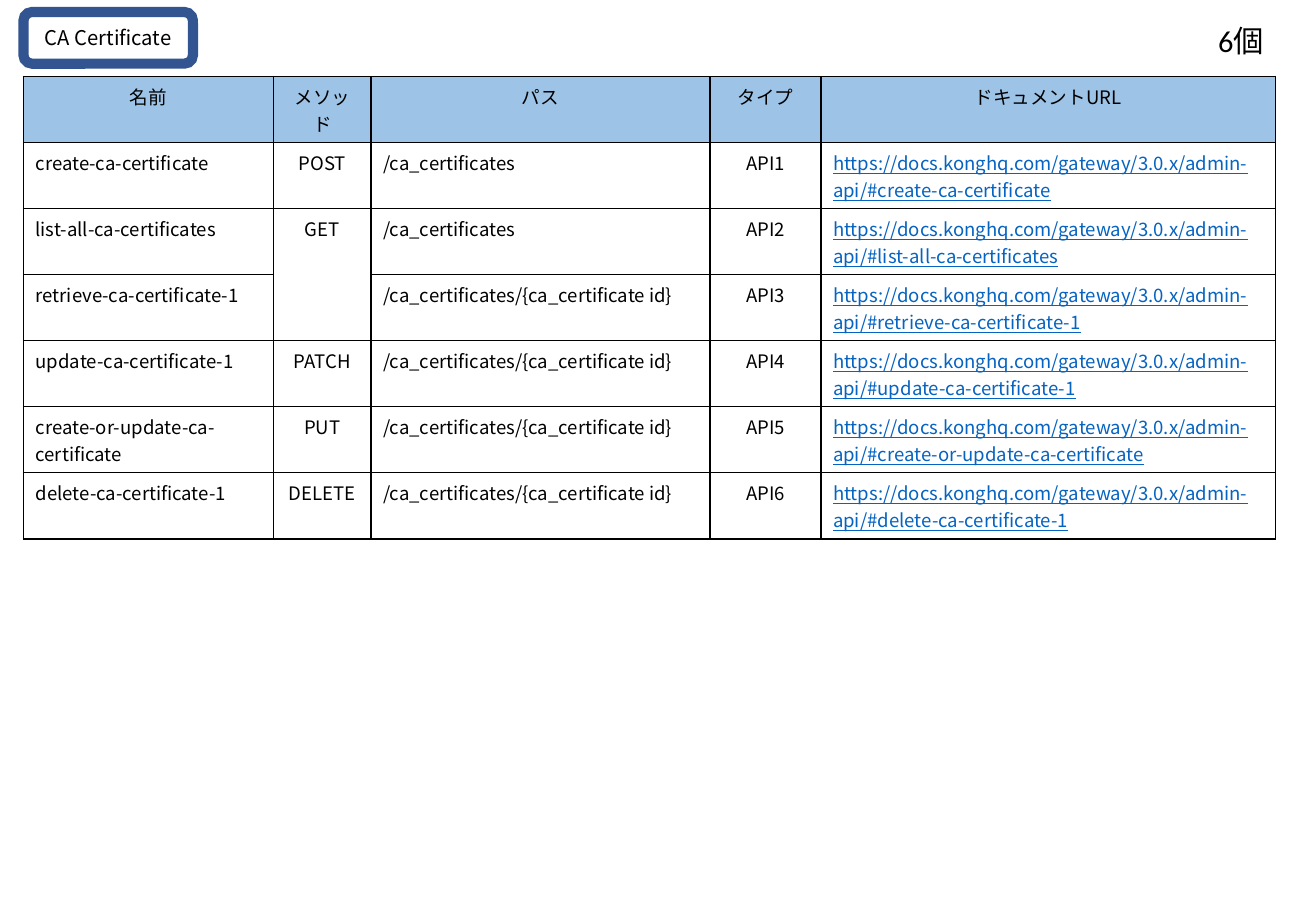
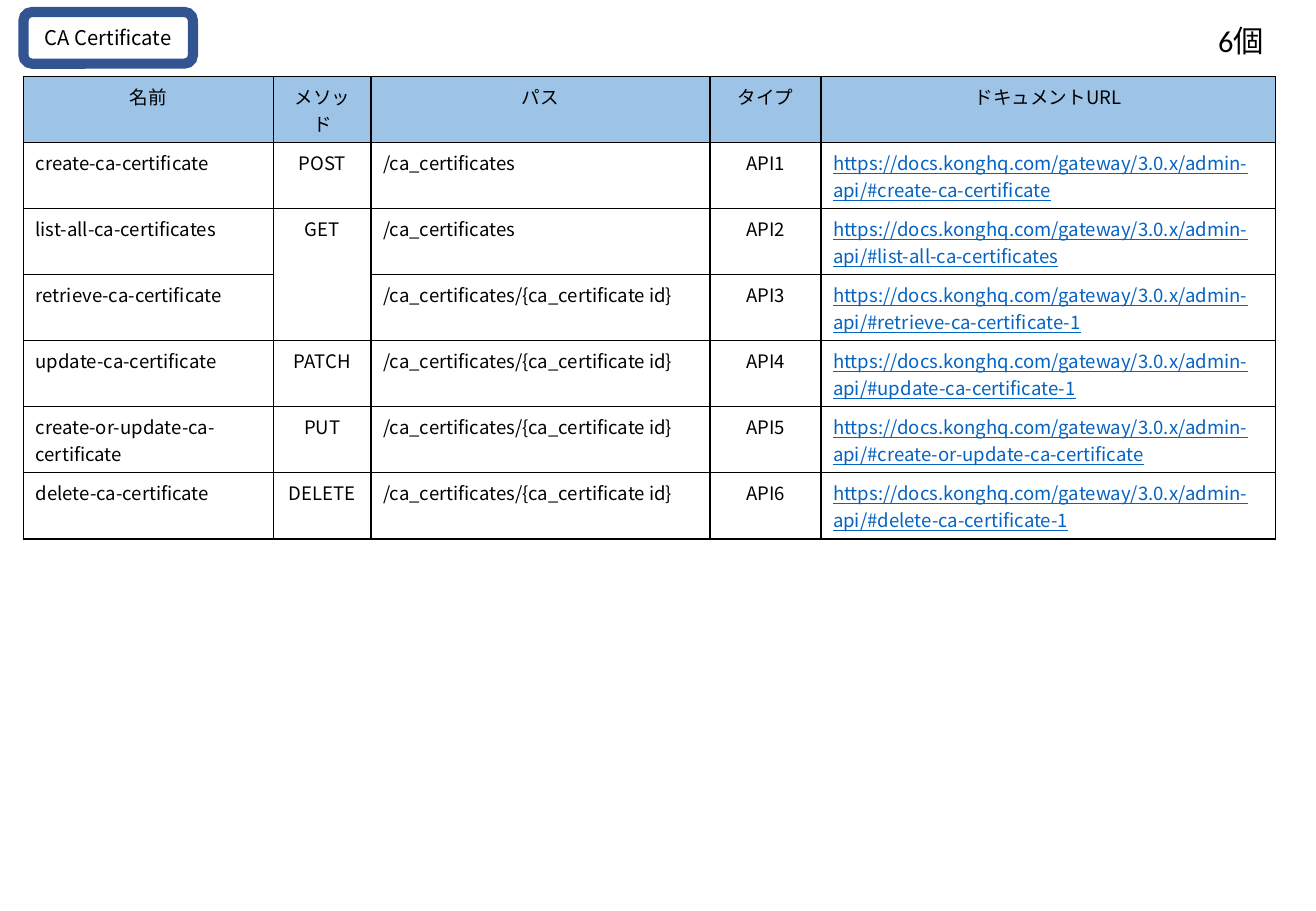
Before and after one commit to david3080/kongadminapi, a slide deck: slide 8 of KongAdminAPI.pptx. Drawn at 1316x911 pixels with LibreOffice and Linux fonts; fonts in the diff are those of the drawing. Boxes give left, top, right and bottom in pixels: in the first picture for what was removed or moved away, otherwise in the second. Text is boxed around its words. In the diff, an @@ line names an element or a change of style, - is before the commit and + after.

```diff
--- a/KongAdminAPI.pptx
+++ b/KongAdminAPI.pptx
@@ table at (x1=23, y1=77, x2=1275, y2=536) @@
-row 4, column 1: retrieve-ca-certificate-1
+row 4, column 1: retrieve-ca-certificate
-row 5, column 1: update-ca-certificate-1
+row 5, column 1: update-ca-certificate
-row 7, column 1: delete-ca-certificate-1
+row 7, column 1: delete-ca-certificate
```
Also in this commit, not shown: 8 other slides changed, 2 other files.
